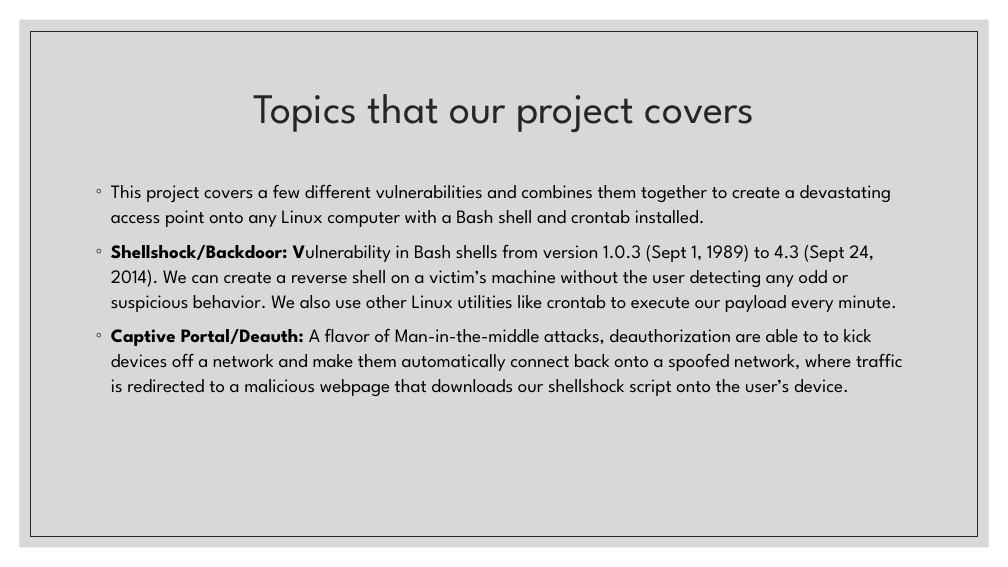
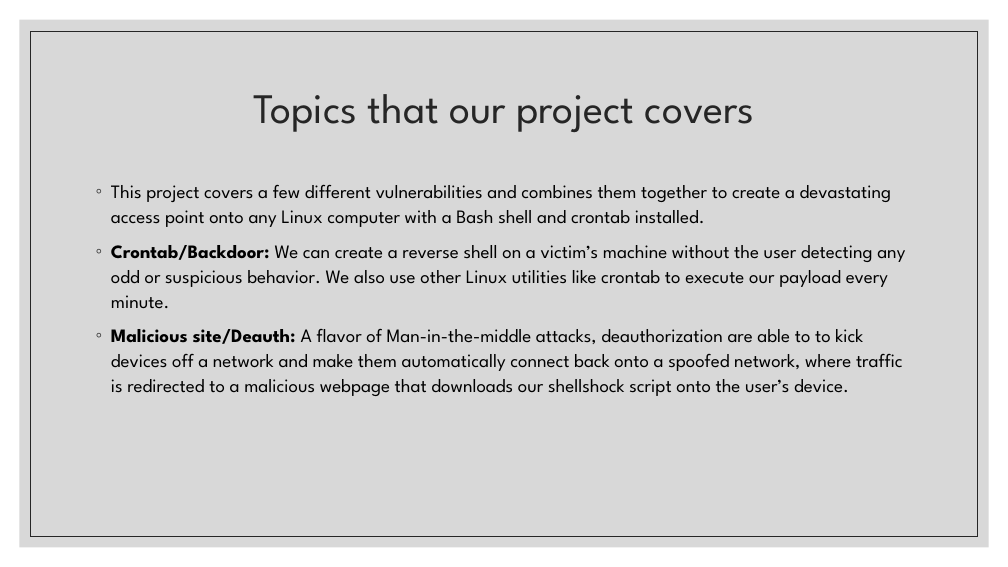
Before and after one commit to JulianKeller/cs425-backdoor, a slide deck: slide 2 of Documents/Remote_attacks_and_backdoors.pptx. Drawn at 1008x567 pixels with LibreOffice and Linux fonts; fonts in the diff are those of the drawing. Boxes give left, top, right and bottom in pixels: in the first picture for what was removed or moved away, otherwise in the second. Text is boxed around its words. In the diff, an @@ line names an element or a change of style, - is before the commit and + after.

```diff
--- a/Documents/Remote_attacks_and_backdoors.pptx
+++ b/Documents/Remote_attacks_and_backdoors.pptx
@@ text at (111, 245, 905, 396): text changed @@
-◦ Shellshock/Backdoor: Vulnerability in Bash shells from version 1.0.3 (Sept 1, 1989) to 4.3 (Sept 24, 2014). We can create a reverse shell on a victim’s machine without the user detecting any odd or suspicious behavior. We also use other Linux utilities like crontab to execute our payload every minute.
-◦ Captive Portal/Deauth: A flavor of Man-in-the-middle attacks, deauthorization are able to to kick devices off a network and make them automatically connect back onto a spoofed network, where traffic is redirected to a malicious webpage that downloads our shellshock script onto the user’s device.
+◦ Crontab/Backdoor: We can create a reverse shell on a victim’s machine without the user detecting any odd or suspicious behavior. We also use other Linux utilities like crontab to execute our payload every minute.
+◦ Malicious site/Deauth: A flavor of Man-in-the-middle attacks, deauthorization are able to to kick devices off a network and make them automatically connect back onto a spoofed network, where traffic is redirected to a malicious webpage that downloads our shellshock script onto the user’s device.
```
Also in this commit, not shown: 8 other slides changed.
